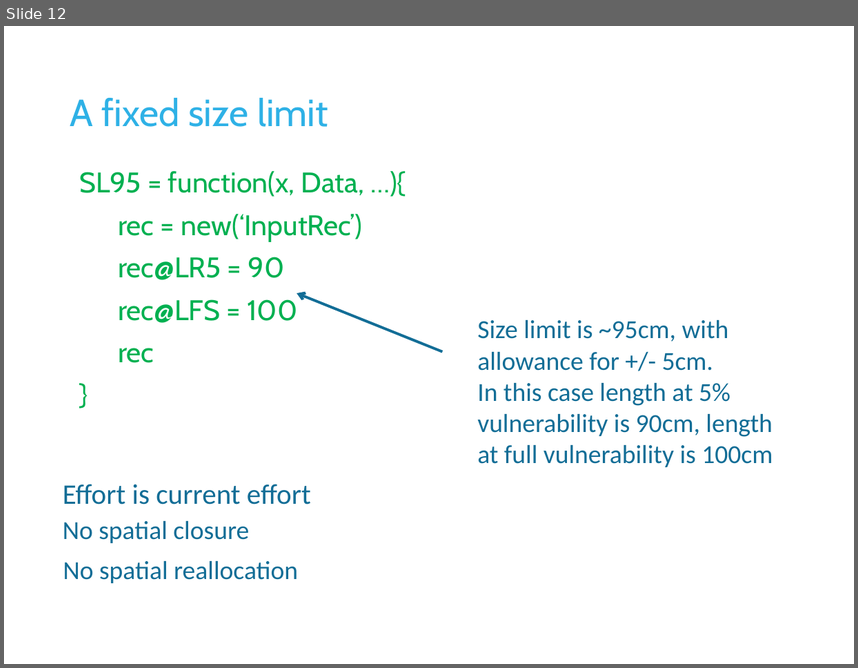
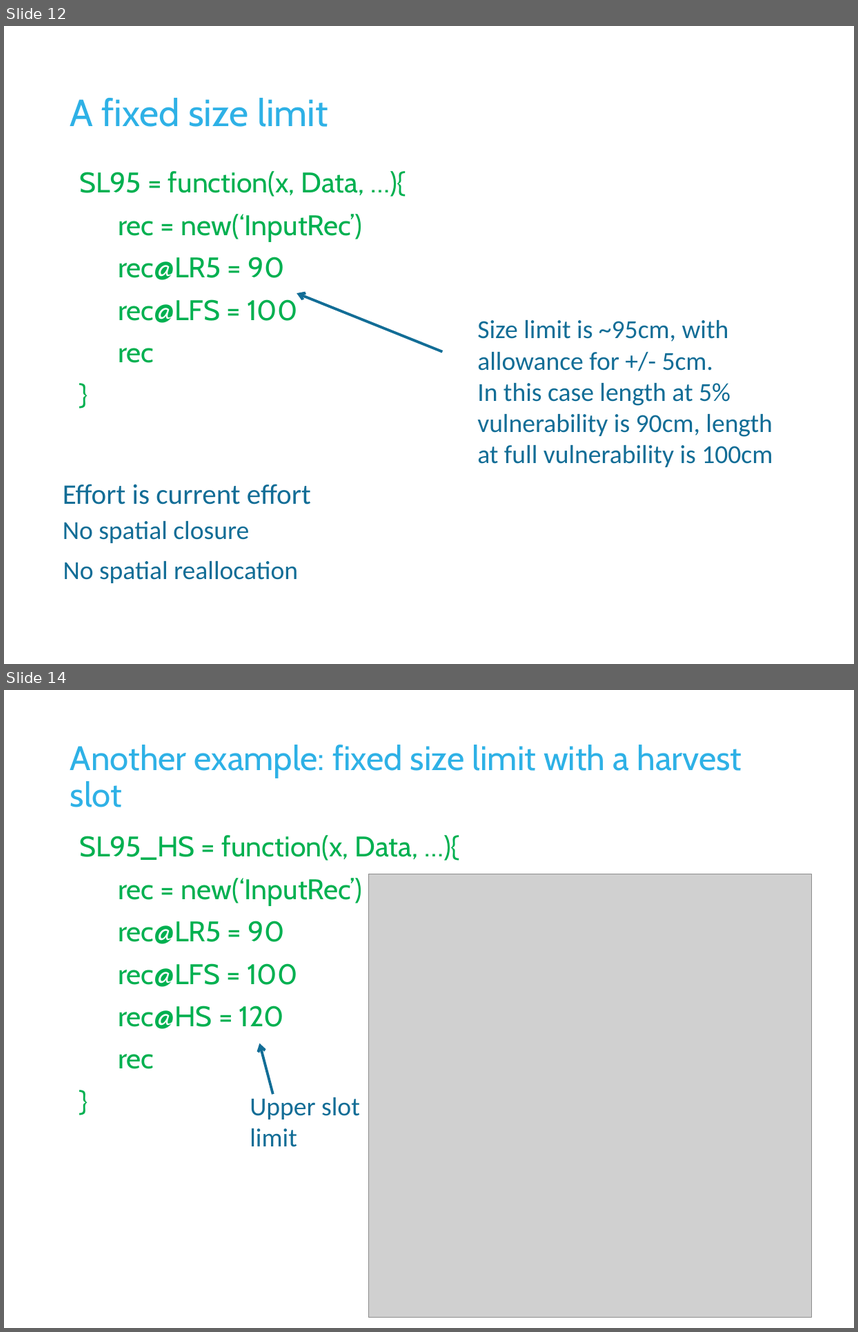
Before and after one commit to DLMtool/DLMDev, a slide deck: Disused code/Misc/DLM_DFO/Lectures/4 Making recommendations/L4c Custom input control MPs.pptx. Shown one above the other, each under a label of ours: slide 12 before the commit, slides 12 and 14 after it; the slides between them are not shown. The pictures are 858x668 and 858x1332 pixels, drawn with LibreOffice and Linux fonts; fonts in the diff are those of the drawing; grey boxes stand for pictures; background and template pictures are left out. Boxes give left, top, right and bottom in pixels: in the first picture for what was removed or moved away, otherwise in the second. Text is boxed around its words. In the diff, an @@ line names an element or a change of style, - is before the commit and + after.

```diff
--- a/Disused code/Misc/DLM_DFO/Lectures/4 Making recommendations/L4c Custom input control MPs.pptx
+++ b/Disused code/Misc/DLM_DFO/Lectures/4 Making recommendations/L4c Custom input control MPs.pptx
@@ slide 14 added at [4, 690, 854, 1328], background #FFFFFF @@
@@ title added at [70, 745, 742, 807], 28.8 pt, text #2EB1E6 @@
+Another example: fixed size limit with a harvest slot
@@ text added at [80, 835, 418, 1029], 24 pt, text #00B050 @@
+SL95_HS = function(x, Data, …){
+rec = new(‘InputRec’)
+rec@LR5 = 90
+rec@LFS = 100
+rec@HS = 120
+rec
+}
@@ picture added at [369, 874, 811, 1317] @@
@@ arrow added from (272, 1094) to (260, 1043), #126D96 2.25 pt @@
@@ text added at [250, 1093, 360, 1147], 22 pt, text #126D96 @@
+Upper slot limit
```
Also in this commit, not shown: 2 slides changed, 3 other slides added, 20 other files.
